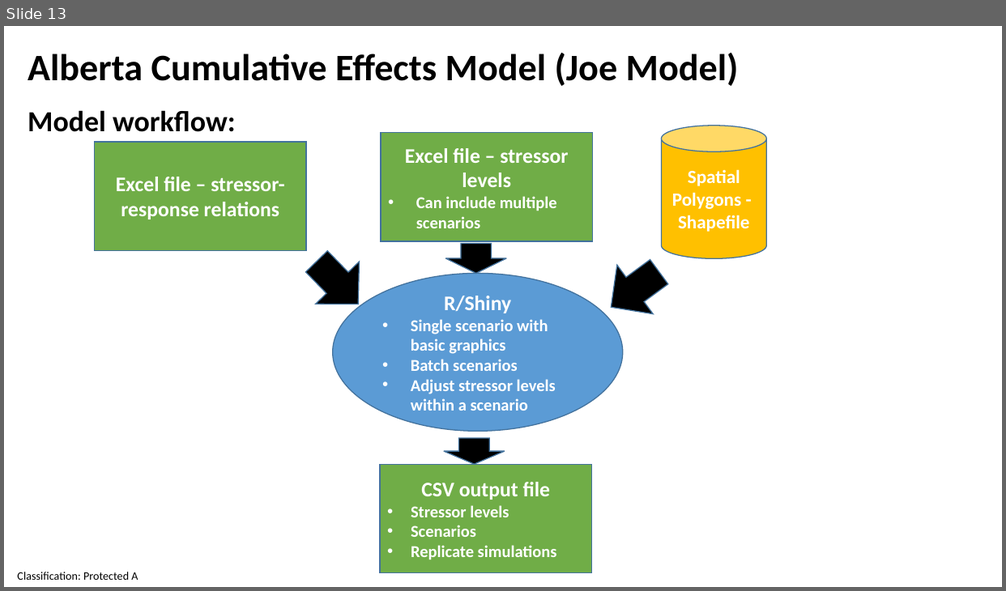
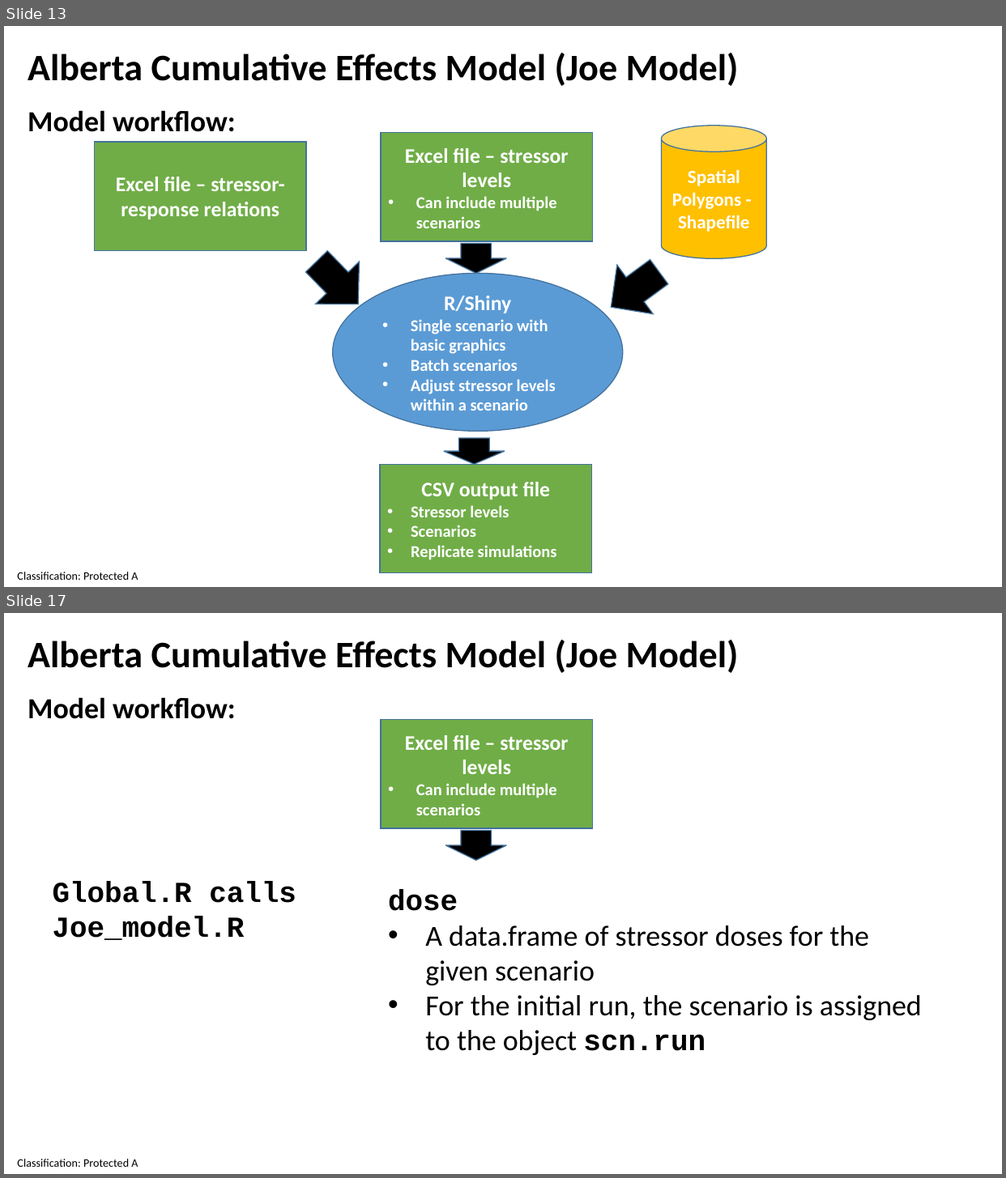
Before and after one commit to andrewpaul68/Shiny_Joe_Models, a slide deck: Joe_Shiny_28April2021.pptx. Shown one above the other, each under a label of ours: slide 13 before the commit, slides 13 and 17 after it; the slides between them are not shown. The pictures are 1006x591 and 1006x1178 pixels, drawn with LibreOffice and Linux fonts; fonts in the diff are those of the drawing. Boxes give left, top, right and bottom in pixels: in the first picture for what was removed or moved away, otherwise in the second. Text is boxed around its words. In the diff, an @@ line names an element or a change of style, - is before the commit and + after.

```diff
--- a/Joe_Shiny_28April2021.pptx
+++ b/Joe_Shiny_28April2021.pptx
@@ slide 17 added at [4,613,1002,1174], background #FFFFFF; not listed: 1 template element that a slide beside it also shows @@
@@ text added at [27,640,739,673], 36 pt, text #000000, bold @@
+Alberta Cumulative Effects Model (Joe Model)
@@ text added at [27,697,235,719], 28 pt, text #000000, bold @@
+Model workflow:
@@ rectangle added at [381,720,592,828], fill #70AD47, outline #43739E 1 pt, 16 pt, text #FFFFFF, bold @@
+Excel file – stressor levels
+• Can include multiple scenarios
@@ right arrow added at [446,830,507,860], fill #000000, outline #43739E 1 pt @@
@@ text added at [53,882,296,940], 28 pt, text #000000, bold @@
+Global.R calls
+Joe_model.R
@@ text added at [388,890,922,1055], 28 pt, text #000000 @@
+dose
+• A data.frame of stressor doses for the given scenario
+• For the initial run, the scenario is assigned to the object scn.run
```
Also in this commit, not shown: 10 other slides added, 1 other file.
